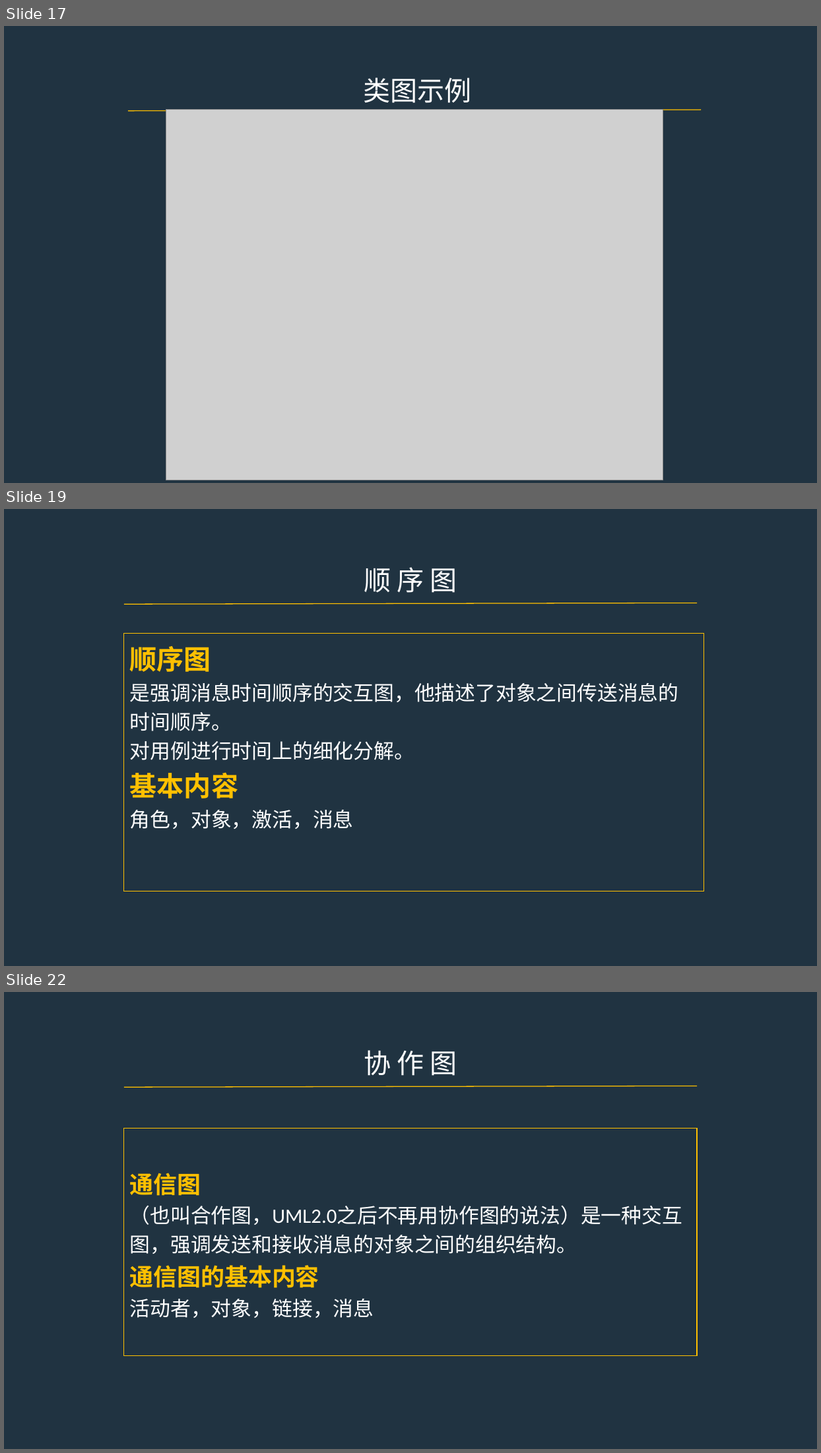
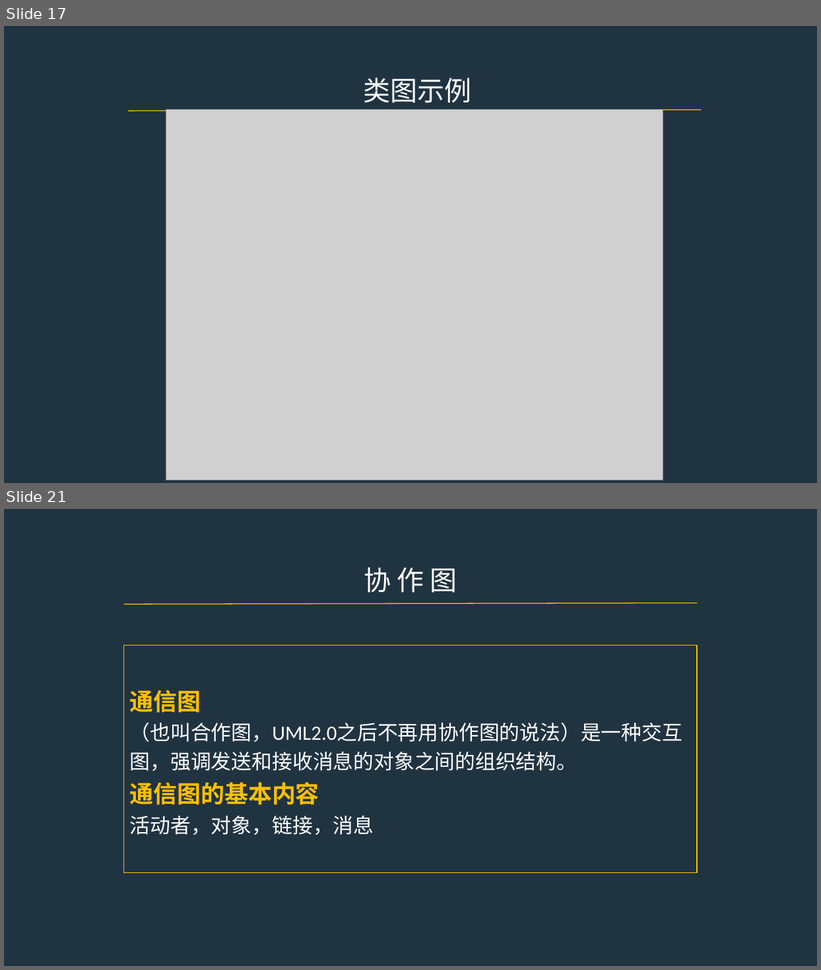
Before and after one commit to PRD2017-G07/G07-teamwork, a slide deck: 0PPT/UML图.pptx. Shown one above the other, each under a label of ours: slides 17, 19 and 22 before the commit, slides 17 and 21 after it; the slides between them are not shown. The pictures are 821x1453 and 821x970 pixels, drawn with LibreOffice and Linux fonts; fonts in the diff are those of the drawing; grey boxes stand for pictures. Boxes give left, top, right and bottom in pixels: in the first picture for what was removed or moved away, otherwise in the second. Text is boxed around its words. In the diff, an @@ line names an element or a change of style, - is before the commit and + after.

```diff
--- a/0PPT/UML图.pptx
+++ b/0PPT/UML图.pptx
@@ slide 19 removed at [4, 509, 817, 966], background #203341 @@
@@ text removed at [364, 567, 457, 593] @@
-顺 序 图
@@ line removed from (124, 604) to (697, 603) @@
@@ rectangle removed at [124, 634, 704, 891] @@
-顺序图
-是强调消息时间顺序的交互图，他描述了对象之间传送消息的时间顺序。
-对用例进行时间上的细化分解。
-基本内容
-角色，对象，激活，消息
@@ what was slide 22 is now slide 21 @@
```
Also in this commit, not shown: 8 slides changed, 2 slides added.
